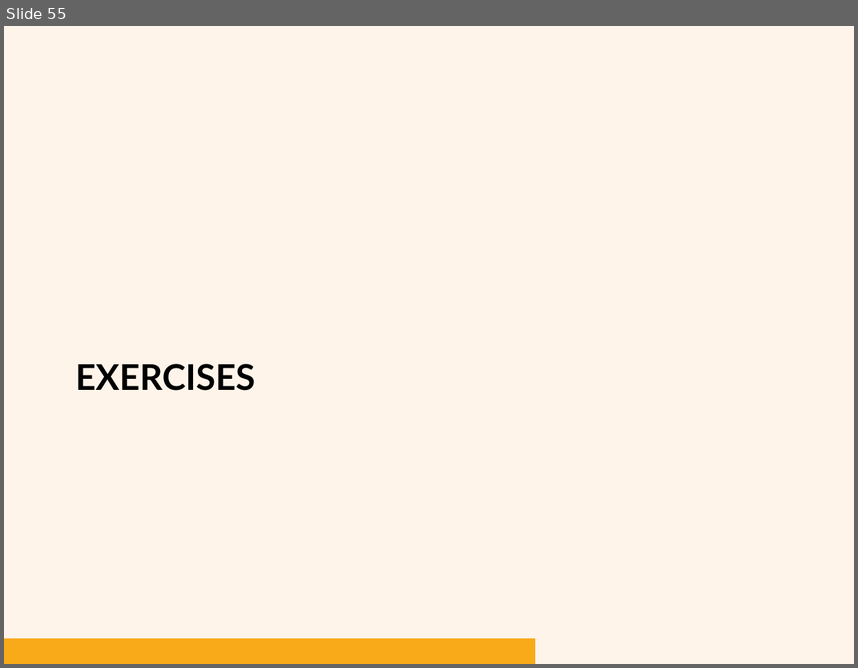
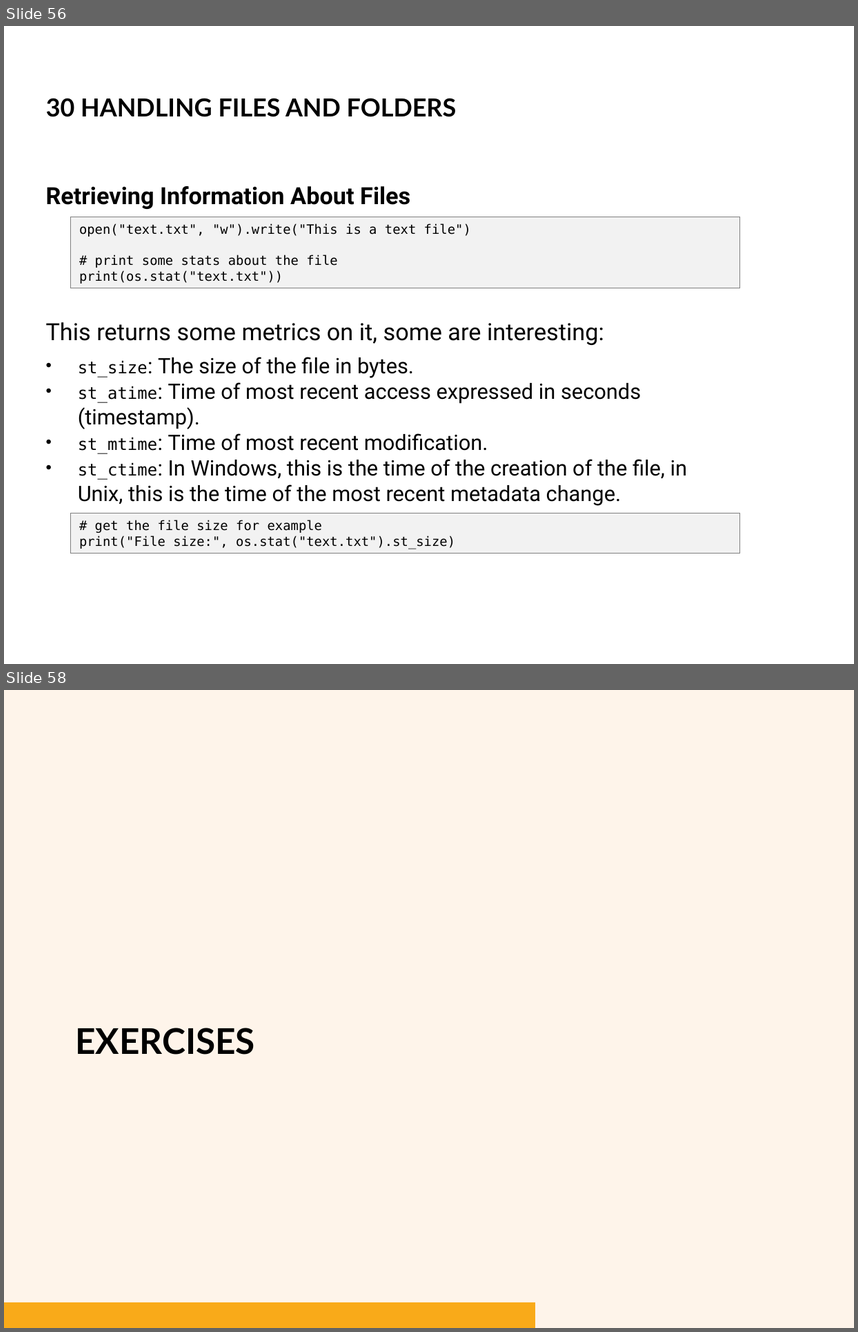
Before and after one commit to bryanbsun/pythonps, a slide deck: Python Problem Solver 2.pptx. Shown one above the other, each under a label of ours: slide 55 before the commit, slides 56 and 58 after it; the slides between them are not shown. The pictures are 858x668 and 858x1332 pixels, drawn with LibreOffice and Linux fonts; fonts in the diff are those of the drawing; background and template pictures are left out. Boxes give left, top, right and bottom in pixels: in the first picture for what was removed or moved away, otherwise in the second. Text is boxed around its words. In the diff, an @@ line names an element or a change of style, - is before the commit and + after.

```diff
--- a/Python Problem Solver 2.pptx
+++ b/Python Problem Solver 2.pptx
@@ slide 56 added at bbox=[4, 26, 854, 664], background #FFFFFF @@
@@ text added at bbox=[46, 98, 457, 117], 21 pt, text #000000, bold @@
+30 HANDLING FILES AND FOLDERS
@@ text added at bbox=[46, 186, 687, 506], 18 pt, text #000000 @@
+Retrieving Information About Files
+This returns some metrics on it, some are interesting:
+• st_size: The size of the file in bytes.
+• st_atime: Time of most recent access expressed in seconds (timestamp).
+• st_mtime: Time of most recent modification.
+• st_ctime: In Windows, this is the time of the creation of the file, in Unix, this is the time of the most recent metadata change.
@@ rectangle added at bbox=[71, 216, 740, 288], fill #F2F2F2, outline #808080 0.75 pt, 11 pt, text #000000 @@
+open("text.txt", "w").write("This is a text file")
+# print some stats about the file
+print(os.stat("text.txt"))
@@ rectangle added at bbox=[71, 513, 740, 553], fill #F2F2F2, outline #808080 0.75 pt, 11 pt, text #000000 @@
+# get the file size for example
+print("File size:", os.stat("text.txt").st_size)
@@ what was slide 55 is now slide 58 @@
```
Also in this commit, not shown: 2 slides changed, 5 other slides added, 2 other files.
